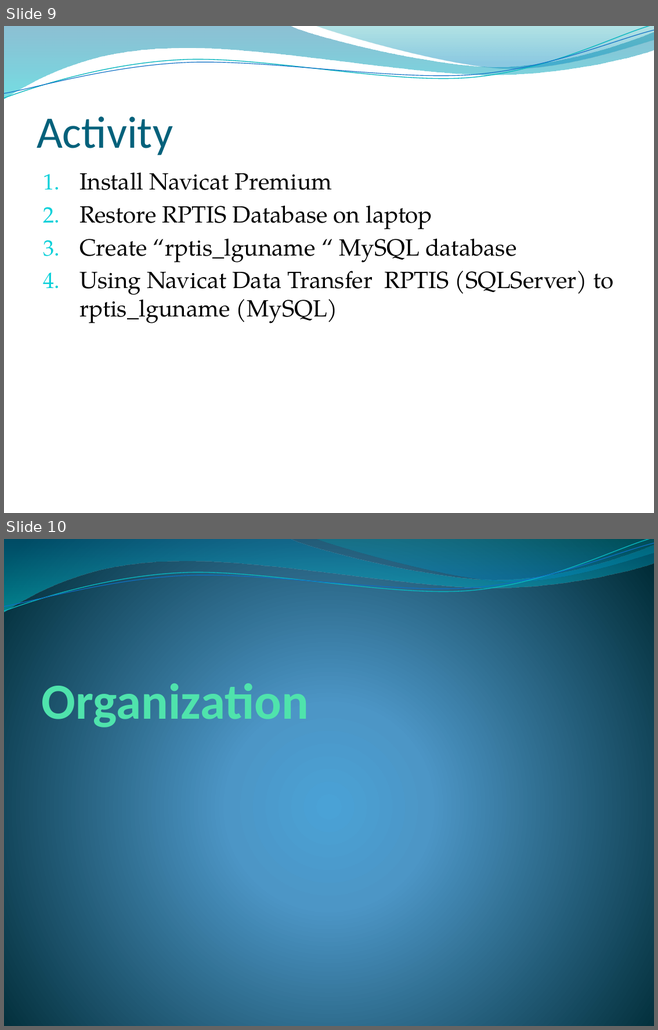
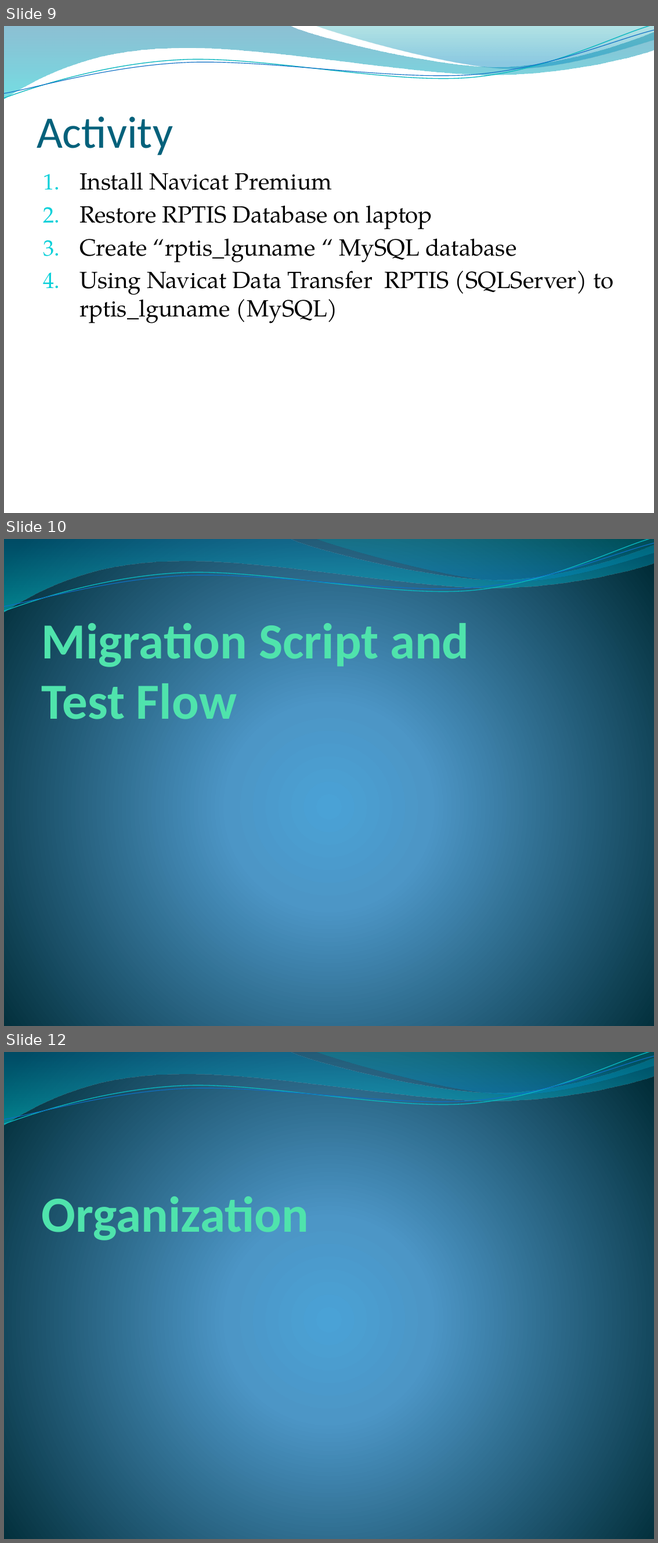
Before and after one commit to jzamss/bohol-rptis-migration, a slide deck: docs/Workshop on Migration of RPTIS Data.pptx. Shown one above the other, each under a label of ours: slides 9 and 10 before the commit, slides 9, 10 and 12 after it; the slides between them are not shown. The pictures are 658x1030 and 658x1543 pixels, drawn with LibreOffice and Linux fonts; fonts in the diff are those of the drawing; background and template pictures are left out. Boxes give left, top, right and bottom in pixels: in the first picture for what was removed or moved away, otherwise in the second. Text is boxed around its words. In the diff, an @@ line names an element or a change of style, - is before the commit and + after.

```diff
--- a/docs/Workshop on Migration of RPTIS Data.pptx
+++ b/docs/Workshop on Migration of RPTIS Data.pptx
@@ slide 10 added at (4, 539, 654, 1026), background gradient #4AA0D6 to #4C98C7 to #002C38; not listed: 4 template elements that a slide beside it also shows @@
@@ title added at (42, 616, 469, 719), 56 pt, text #50E3AC, bold @@
+Migration Script and
+Test Flow
@@ what was slide 10 is now slide 12 @@
```
Also in this commit, not shown: 2 other slides added, 4 other files.
